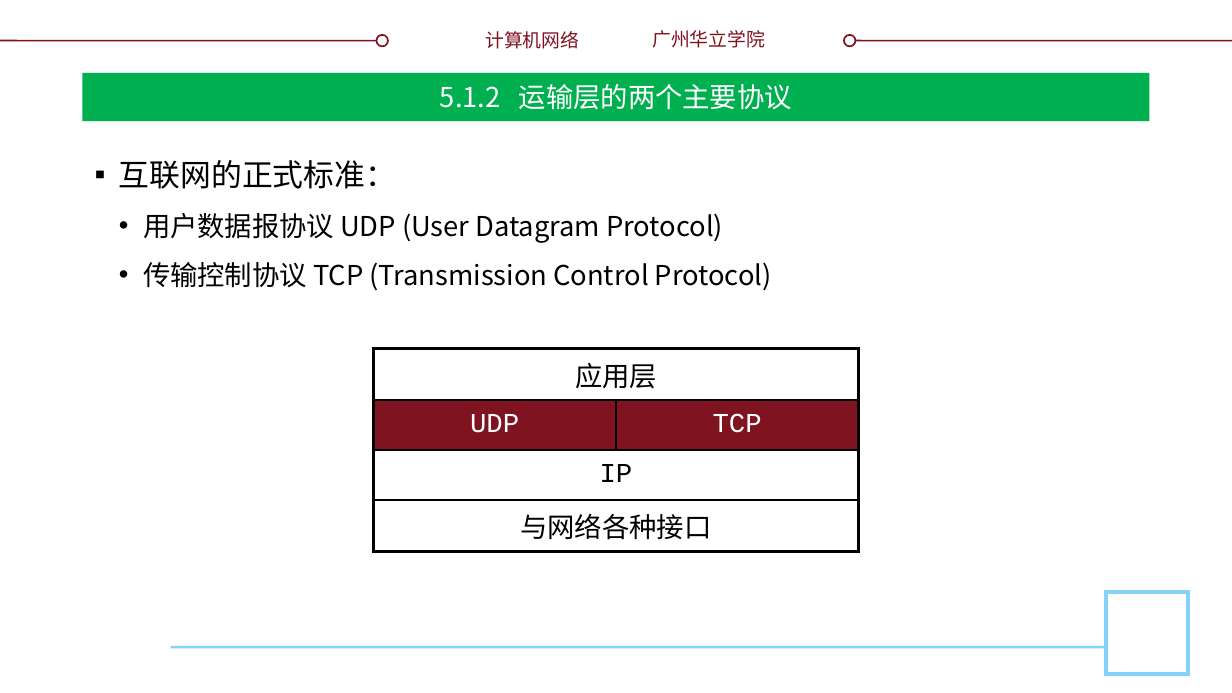
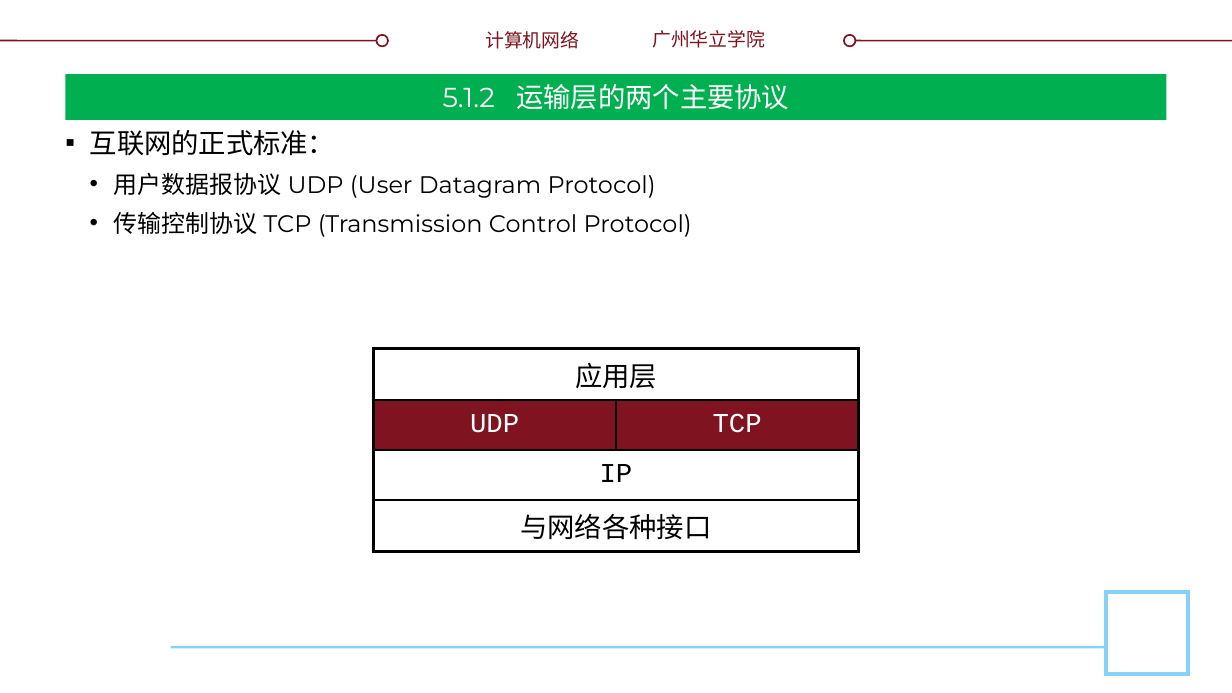
Before and after one commit to glplaman/glplaman.github.io, a slide deck: slide 9 of network/ppt/chap5.pptx. Drawn at 1232x693 pixels with LibreOffice and Linux fonts; fonts in the diff are those of the drawing; background and template pictures are left out. Boxes give left, top, right and bottom in pixels: in the first picture for what was removed or moved away, otherwise in the second. Text is boxed around its words. In the diff, an @@ line names an element or a change of style, - is before the commit and + after.

```diff
--- a/network/ppt/chap5.pptx
+++ b/network/ppt/chap5.pptx
@@ title "5.1.2 运输层的两个主要协议": place and size @@
-title "5.1.2 运输层的两个主要协议" at bbox=[83, 73, 1149, 121]
+title "5.1.2 运输层的两个主要协议" at bbox=[65, 74, 1167, 120]
@@ title "5.1.2 运输层的两个主要协议" at bbox=[65, 74, 1167, 120]: font Noto Sans CJK SC to Montserrat @@
@@ text "互联网的正式标准：": place and size @@
-text "互联网的正式标准：" at bbox=[119, 160, 772, 291]
+text "互联网的正式标准：" at bbox=[90, 130, 692, 237]
@@ text "互联网的正式标准：" at bbox=[90, 130, 692, 237]: size 18 to 16 pt in "互联网的正式标准："; font Noto Sans CJK SC to Montserrat; size 16 to 14 pt in "用户数据报协议 UDP (User Datagram Protocol)", "传输控制协议 TCP (Transmission Control Protocol)"; alignment left to justified; line spacing 1.5 to 1; more space between paragraphs @@
```
Also in this commit, not shown: 43 other slides changed, 1 slide added, 9 other files.
